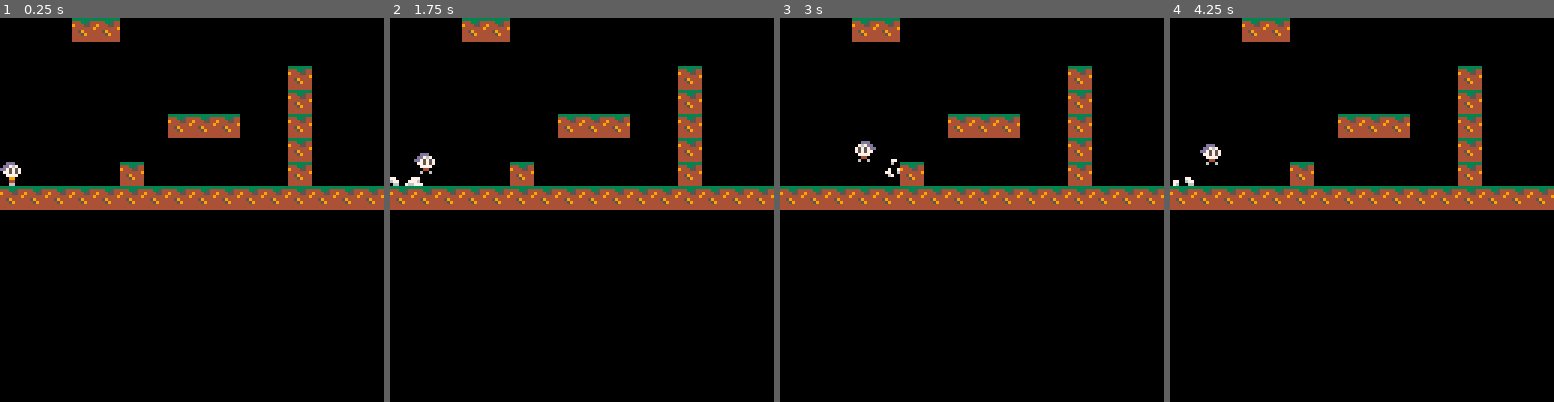
Above: before the commit, frames 1-4 (left to right).
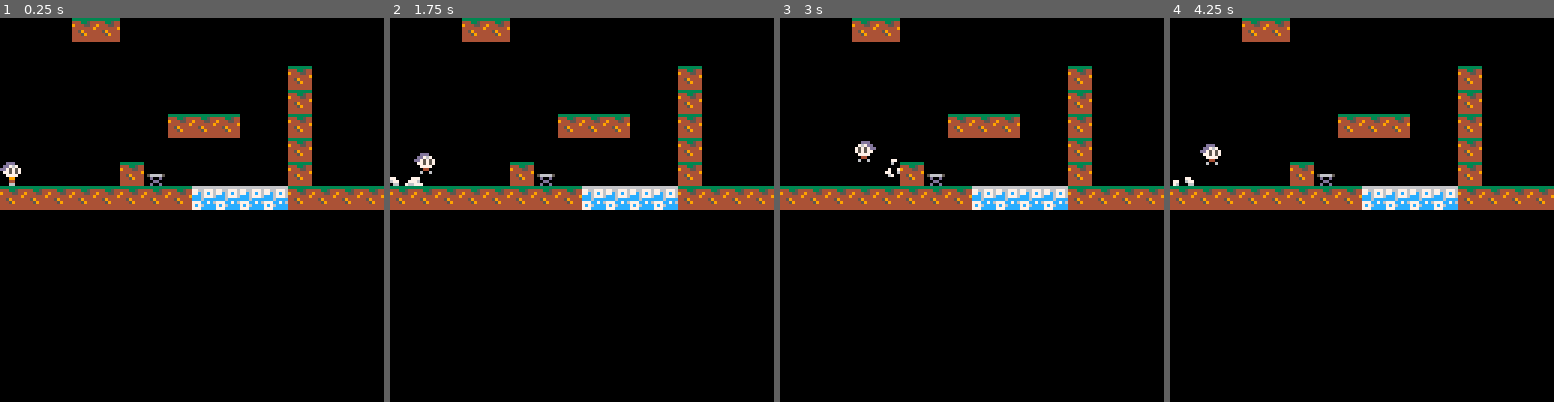
Above: after the commit, the same moments.

Repository: wesen/carts
Game: PICO-8 cartridge games/bump/bump.p8
Two runs of this game, one before a commit and one after it. Both use one fixed random seed, a clock stepped at 60 frames per second and the inputs below.
Inputs:
- Up to frame 1 (0.25 s): no input
- Up to frame 2 (1.75 s): tap X (X key) at 0.33, 1.07 s; tap O (Z key) at 0.7, 1.7 s; hold Right from 1.6 s (still down)
- Up to frame 3 (3 s): tap X (X key) at 1.85, 2.97 s; release Right at 2.1 s; tap O (Z key) at 2.1, 2.5, 2.9 s; hold Up 2.15-2.42 s; hold Right from 2.47 s (still down)
- Up to frame 4 (4.25 s): release Right at 3.03 s; hold Left 3.08-3.58 s; tap O (Z key) at 3.3, 3.7, 4.1 s; hold Down 3.63-3.97 s; hold Right from 4.02 s (still down); tap X (X key) at 4.08 s

The runs differ from the first frame. In frame 1, 1.6% of the frame differs, in the area x 38-75%, y 40-50%; in frame 2, 1.6%; in frame 3, 1.6%; in frame 4, 1.6%.

Commit message:
Start loading room, clean up OO

Diff:
--- a/games/bump/actors.lua
+++ b/games/bump/actors.lua
@@ -8,6 +8,7 @@
     self.spd=v2(0,0)
     self.is_solid=true
     self.hitbox=hitbox(v2(0,0),v2(8,8))
+    add(actors,self)
 end)
 
 function cls_actor:bbox(offset)
--- a/games/bump/bump.lua
+++ b/games/bump/bump.lua
@@ -1,10 +1,15 @@
 --#include constants
+--#include globals
+--#include config
+
 --#include helpers
 --#include actors
 --#include button
 --#include bubbles
 --#include room
 --#include smoke
+--#include player
+--#include spring
 
 -- fade bubbles
 -- x gravity
@@ -19,151 +24,9 @@
 -- add tweaking menu
 -- add ice
 -- add second player
-
-frame=0
-dt=0
-lasttime=time()
-
-cls_player=subclass(typ_player,cls_actor,function(self)
-    cls_actor._ctr(self,v2(0,6*8))
-    self.flip=v2(false,false)
-    self.jump_button=cls_button.init(btn_jump)
-    self.spr=1
-    self.hitbox=hitbox(v2(2,0),v2(4,8))
-    self.atk_hitbox=hitbox(v2(1,0),v2(6,4))
-
-    self.show_smoke=false
-    self.prev_input=0
-    -- we consider we are on the ground for 12 frames
-    self.on_ground_interval=0
-
-    self.was_on_ground=false
-end)
-
-function cls_player:smoke(spr,dir)
-    add(actors,cls_smoke.init(self.pos,spr,dir))
-end
-
-function cls_player:update()
-    -- from celeste's player class
-    local input=btn(btn_right) and 1
-       or (btn(btn_left) and -1
-       or 0)
-
-    self.jump_button:update()
-
-    local maxrun=1
-    local accel=0.4
-    local decel=0.2
-
-    local on_ground=self:would_collide(v2(0,1))
-    if on_ground then
-        self.on_ground_interval=ground_grace_interval
-    elseif self.on_ground_interval>0 then
-        self.on_ground_interval-=1
-    end
-    local on_ground_recently=self.on_ground_interval>0
-
-    -- smoke when changing directions
-    if input!=self.prev_input and input!=0 and on_ground then
-        self:smoke(spr_ground_smoke,-input)
-    end
-    self.prev_input=input
-
-    if not on_ground then
-        accel=0.2
-        decel=0.1
-    end
-
-    -- x movement
-    if abs(self.spd.x)>maxrun then
-        self.spd.x=appr(self.spd.x,sign(self.spd.x)*maxrun,decel)
-    elseif input != 0 then
-        self.spd.x=appr(self.spd.x,input*maxrun,accel)
-    else
-        self.spd.x=appr(self.spd.x,0,decel)
-    end
-    if (self.spd.x!=0) self.flip.x=self.spd.x<0
-
-    -- y movement
-    local maxfall=2
-    local gravity=0.12
-
-    -- slow down at apex
-    if abs(self.spd.y)<=0.15 then
-        gravity*=0.5
-    elseif self.spd.y>0 then
-        -- fall down fas2er
-        gravity*=2
-    end
-
-    -- wall slide
-    local is_wall_sliding=false
-    if input!=0 and self:would_collide(v2(input,0)) and not on_ground then
-        is_wall_sliding=true
-        maxfall=0.4
-        local smoke_dir = self.flip.x and .3 or -.3
-        if (maybe(.1)) self:smoke(spr_wall_smoke,smoke_dir)
-    end
-
-    -- jump
-    if self.jump_button.is_down then
-        if self.jump_button:is_held()
-             or (on_ground_recently and self.jump_button:was_recently_pressed()) then
-            if self.jump_button:was_recently_pressed() then
-                self:smoke(spr_ground_smoke,0)
-            end
-            self.on_ground_interval=0
-            self.spd.y=-1.0
-            self.jump_button.hold_time+=1
-        elseif self.jump_button:was_just_pressed() then
-            -- check for wall jump
-            local wall_dir=self:would_collide(v2(-3,0)) and -1
-                          or self:would_collide(v2(3,0)) and 1
-                          or 0
-            if wall_dir!=0 then
-                self.jump_interval=0
-                self.spd.y=-1
-                self.spd.x=-wall_dir*(maxrun+1)
-                self:smoke(spr_wall_smoke,-wall_dir*.3)
-                self.jump_button.hold_time+=1
-            end
-        end
-    end
-
-    if (not on_ground) self.spd.y=appr(self.spd.y,maxfall,gravity)
-
-    self:move(self.spd)
-
-    -- animation
-    if input==0 then
-        self.spr=1
-    elseif is_wall_sliding then
-        self.spr=4
-    elseif not on_ground then
-        self.spr=3
-    else
-        self.spr=1+flr(frame/4)%3
-    end
-
-    self.was_on_ground=on_ground
-end
-
-function cls_player:draw()
-    spr(self.spr,self.pos.x,self.pos.y,1,1,self.flip.x,self.flip.y)
-    local bbox=self:bbox()
-    local bbox_col=8
-    if self:would_collide(v2(0,0)) then
-        bbox_col=9
-    end
-
-    --[[
-    bbox:draw(bbox_col)
-    bbox=self.atk_hitbox:to_bbox_at(self.pos)
-    bbox:draw(12)
-    print(self.spd:str(),64,64)
-    ]]
-end
+-- parallax b ackground
+-- springs
+-- spikes
 
 player=cls_player.init()
 
--- a/games/bump/bump.p8
+++ b/games/bump/bump.p8
@@ -7,15 +7,27 @@
 typ_button=3
 
 flg_solid=0
+flg_ice=1
 
 btn_right=1
 btn_left=0
 btn_jump=4
 
+tile_spring=66
+
+frame=0
+dt=0
+lasttime=time()
+
+tiles={}
+
+
+
 jump_button_grace_interval=10
 jump_max_hold_time=15
 
 ground_grace_interval=12
+
 
 
 function class (typ,init)
@@ -158,6 +170,7 @@
     self.spd=v2(0,0)
     self.is_solid=true
     self.hitbox=hitbox(v2(0,0),v2(8,8))
+    add(actors,self)
 end)
 
 function cls_actor:bbox(offset)
@@ -274,6 +287,18 @@
 end
 room={pos=v2(0,0)}
 
+function load_room(pos)
+    room.pos=pos
+    for i=0,15 do
+        for j=0,15 do
+            local t=tiles[tile_at(i,j)]
+            if t!=nil then
+                t.init(v2(i,j))
+            end
+        end
+    end
+end
+
 function room_draw()
     map(room.pos.x,room.pos.y,0,0)
 end
@@ -284,6 +309,10 @@
         or bbox.aa.y<0
         or bbox.bb.y>128
         or tile_flag_at(bbox,flg_solid)
+end
+
+function ice_at(bbox)
+    return tile_flag_at(bbox,flg_ice)
 end
 
 function tile_at(x,y)
@@ -326,31 +355,11 @@
 function cls_smoke:draw()
     spr(self.spr,self.pos.x,self.pos.y)
 end
-
-function make_smoke(pos)
-    add(actors,cls_smoke.init(pos))
-end
-
--- fade bubbles
--- x gravity
--- x downward collision
--- x wall slide
--- x add wall slide smoke
--- x fall down faster
--- x wall jump
--- x variable jump time
--- player spawn points
--- go through right and come back left (?)
--- add tweaking menu
--- add ice
--- add second player
-
-frame=0
-dt=0
-lasttime=time()
-
 cls_player=subclass(typ_player,cls_actor,function(self)
     cls_actor._ctr(self,v2(0,6*8))
+    -- players are handled separately
+    del(actors,self)
+
     self.flip=v2(false,false)
     self.jump_button=cls_button.init(btn_jump)
     self.spr=1
@@ -366,7 +375,7 @@
 end)
 
 function cls_player:smoke(spr,dir)
-    add(actors,cls_smoke.init(self.pos,spr,dir))
+    cls_smoke.init(self.pos,spr,dir)
 end
 
 function cls_player:update()
@@ -490,9 +499,38 @@
     ]]
 end
 
+
+cls_spring=subclass(typ_spring,cls_actor,function(self,pos)
+    cls_actor._ctr(self,pos)
+    self.spr=66
+end)
+tiles[tile_spring]=cls_spring
+
+function cls_spring:update()
+end
+
+
+-- fade bubbles
+-- x gravity
+-- x downward collision
+-- x wall slide
+-- x add wall slide smoke
+-- x fall down faster
+-- x wall jump
+-- x variable jump time
+-- player spawn points
+-- go through right and come back left (?)
+-- add tweaking menu
+-- add ice
+-- add second player
+-- parallax b ackground
+-- springs
+-- spikes
+
 player=cls_player.init()
 
 function _init()
+    load_room(v2(0,0))
 end
 
 function _draw()
@@ -545,14 +583,14 @@
 07777600000000070000000000077700000077000000007000006676007700600000000000000000000000000000000000000000000000000000000000000000
 00766007007000000000007000777600770067700700006000000066000670000070000000000000000000000000000000000000000000000000000000000000
 00000006766070000700076007667770760006600000000000000006000000000060000000000000000000000000000000000000000000000000000000000000
-33333333000000000000000000000000000000000000000000000000000000000000000000000000000000000000000000000000000000000000000000000000
-44433544000000000000000000000000000000000000000000000000000000000000000000000000000000000000000000000000000000000000000000000000
-94445544000000000000000000000000000000000000000000000000000000000000000000000000000000000000000000000000000000000000000000000000
-44444449000000000000000000000000000000000000000000000000000000000000000000000000000000000000000000000000000000000000000000000000
-44594444000000000000000000000000000000000000000000000000000000000000000000000000000000000000000000000000000000000000000000000000
-44459444000000000000000000000000000000000000000000000000000000000000000000000000000000000000000000000000000000000000000000000000
-44444444000000000000000000000000000000000000000000000000000000000000000000000000000000000000000000000000000000000000000000000000
-44444444000000000000000000000000000000000000000000000000000000000000000000000000000000000000000000000000000000000000000000000000
+33333333666666660000000000000000000000000000000000000000000000000000000000000000000000000000000000000000000000000000000000000000
+44433544776677760000000000000000000000000000000000000000000000000000000000000000000000000000000000000000000000000000000000000000
+9444554477c67c760000000000000000000000000000000000000000000000000000000000000000000000000000000000000000000000000000000000000000
+44444449ccc677760000000000000000000000000000000000000000000000000000000000000000000000000000000000000000000000000000000000000000
+44594444ccc6cccc0566665000000000000000000000000000000000000000000000000000000000000000000000000000000000000000000000000000000000
+44459444777cc7c600d00d0000000000000000000000000000000000000000000000000000000000000000000000000000000000000000000000000000000000
+444444447c76cccc000dd00000000000000000000000000000000000000000000000000000000000000000000000000000000000000000000000000000000000
+44444444777ccccc00d00d0005666650000000000000000000000000000000000000000000000000000000000000000000000000000000000000000000000000
 
 
 
@@ -684,7 +722,7 @@
 
 
 __gff__
-0000000000000000000000000000000000000000000000000000000000000000000000000000000000000000000000000000000000000000000000000000000001000000000000000000000000000000000000000000000000000000000000000000000000000000000000000000000000000000000000000000000000000000
+0000000000000000000000000000000000000000000000000000000000000000000000000000000000000000000000000000000000000000000000000000000001030000000000000000000000000000000000000000000000000000000000000000000000000000000000000000000000000000000000000000000000000000
 0000000000000000000000000000000000000000000000000000000000000000000000000000000000000000000000000000000000000000000000000000000000000000000000000000000000000000000000000000000000000000000000000000000000000000000000000000000000000000000000000000000000000000
 __map__
 0000004040000000000000000000000000000000000000000000000000000000000000000000000000000000000000000000000000000000000000000000000000000000000000000000000000000000000000000000000000000000000000000000000000000000000000000000000000000000000000000000000000000000
@@ -693,5 +731,5 @@
 0000000000000000000000004000000000000000000000000000000000000000000000000000000000000000000000000000000000000000000000000000000000000000000000000000000000000000000000000000000000000000000000000000000000000000000000000000000000000000000000000000000000000000
 0000000000000040404000004000000000000000000000000000000000000000000000000000000000000000000000000000000000000000000000000000000000000000000000000000000000000000000000000000000000000000000000000000000000000000000000000000000000000000000000000000000000000000
 0000000000000000000000004000000000000000000000000000000000000000000000000000000000000000000000000000000000000000000000000000000000000000000000000000000000000000000000000000000000000000000000000000000000000000000000000000000000000000000000000000000000000000
-0000000000400000000000004000000000000000000000000000000000000000000000000000000000000000000000000000000000000000000000000000000000000000000000000000000000000000000000000000000000000000000000000000000000000000000000000000000000000000000000000000000000000000
-4040404040404040404040404040404000000000000000000000000000000000000000000000000000000000000000000000000000000000000000000000000000000000000000000000000000000000000000000000000000000000000000000000000000000000000000000000000000000000000000000000000000000000
+0000000000404200000000004000000000000000000000000000000000000000000000000000000000000000000000000000000000000000000000000000000000000000000000000000000000000000000000000000000000000000000000000000000000000000000000000000000000000000000000000000000000000000
+4040404040404040414141414040404000000000000000000000000000000000000000000000000000000000000000000000000000000000000000000000000000000000000000000000000000000000000000000000000000000000000000000000000000000000000000000000000000000000000000000000000000000000
--- /dev/null
+++ b/games/bump/config.lua
@@ -0,0 +1,4 @@
+jump_button_grace_interval=10
+jump_max_hold_time=15
+
+ground_grace_interval=12
--- a/games/bump/constants.lua
+++ b/games/bump/constants.lua
@@ -4,12 +4,10 @@
 typ_button=3
 
 flg_solid=0
+flg_ice=1
 
 btn_right=1
 btn_left=0
 btn_jump=4
 
-jump_button_grace_interval=10
-jump_max_hold_time=15
-
-ground_grace_interval=12
+tile_spring=66
--- /dev/null
+++ b/games/bump/globals.lua
@@ -0,0 +1,5 @@
+frame=0
+dt=0
+lasttime=time()
+
+tiles={}
--- a/games/bump/main.lua
+++ b/games/bump/main.lua
@@ -1,4 +1,5 @@
 function _init()
+    load_room(v2(0,0))
 end
 
 function _draw()
--- /dev/null
+++ b/games/bump/oo.lua
@@ -0,0 +1,21 @@
+function class (typ,init)
+  local c = {}
+  c.__index = c
+  c._ctr=init
+  c.typ=typ
+  function c.init (...)
+    local self = setmetatable({},c)
+    c._ctr(self,...)
+    self.destroyed=false
+    return self
+  end
+  c.destroy=function(self)
+   self.destroyed=true
+  end
+  return c
+end
+
+function subclass(typ,parent,init)
+ local c=class(typ,init)
+ return setmetatable(c,parent)
+end
--- /dev/null
+++ b/games/bump/player.lua
@@ -0,0 +1,143 @@
+cls_player=subclass(typ_player,cls_actor,function(self)
+    cls_actor._ctr(self,v2(0,6*8))
+    -- players are handled separately
+    del(actors,self)
+
+    self.flip=v2(false,false)
+    self.jump_button=cls_button.init(btn_jump)
+    self.spr=1
+    self.hitbox=hitbox(v2(2,0),v2(4,8))
+    self.atk_hitbox=hitbox(v2(1,0),v2(6,4))
+
+    self.show_smoke=false
+    self.prev_input=0
+    -- we consider we are on the ground for 12 frames
+    self.on_ground_interval=0
+
+    self.was_on_ground=false
+end)
+
+function cls_player:smoke(spr,dir)
+    cls_smoke.init(self.pos,spr,dir)
+end
+
+function cls_player:update()
+    -- from celeste's player class
+    local input=btn(btn_right) and 1
+       or (btn(btn_left) and -1
+       or 0)
+
+    self.jump_button:update()
+
+    local maxrun=1
+    local accel=0.4
+    local decel=0.2
+
+    local on_ground=self:would_collide(v2(0,1))
+    if on_ground then
+        self.on_ground_interval=ground_grace_interval
+    elseif self.on_ground_interval>0 then
+        self.on_ground_interval-=1
+    end
+    local on_ground_recently=self.on_ground_interval>0
+
+    -- smoke when changing directions
+    if input!=self.prev_input and input!=0 and on_ground then
+        self:smoke(spr_ground_smoke,-input)
+    end
+    self.prev_input=input
+
+    if not on_ground then
+        accel=0.2
+        decel=0.1
+    end
+
+    -- x movement
+    if abs(self.spd.x)>maxrun then
+        self.spd.x=appr(self.spd.x,sign(self.spd.x)*maxrun,decel)
+    elseif input != 0 then
+        self.spd.x=appr(self.spd.x,input*maxrun,accel)
+    else
+        self.spd.x=appr(self.spd.x,0,decel)
+    end
+    if (self.spd.x!=0) self.flip.x=self.spd.x<0
+
+    -- y movement
+    local maxfall=2
+    local gravity=0.12
+
+    -- slow down at apex
+    if abs(self.spd.y)<=0.15 then
+        gravity*=0.5
+    elseif self.spd.y>0 then
+        -- fall down fas2er
+        gravity*=2
+    end
+
+    -- wall slide
+    local is_wall_sliding=false
+    if input!=0 and self:would_collide(v2(input,0)) and not on_ground then
+        is_wall_sliding=true
+        maxfall=0.4
+        local smoke_dir = self.flip.x and .3 or -.3
+        if (maybe(.1)) self:smoke(spr_wall_smoke,smoke_dir)
+    end
+
+    -- jump
+    if self.jump_button.is_down then
+        if self.jump_button:is_held()
+             or (on_ground_recently and self.jump_button:was_recently_pressed()) then
+            if self.jump_button:was_recently_pressed() then
+                self:smoke(spr_ground_smoke,0)
+            end
+            self.on_ground_interval=0
+            self.spd.y=-1.0
+            self.jump_button.hold_time+=1
+        elseif self.jump_button:was_just_pressed() then
+            -- check for wall jump
+            local wall_dir=self:would_collide(v2(-3,0)) and -1
+                          or self:would_collide(v2(3,0)) and 1
+                          or 0
+            if wall_dir!=0 then
+                self.jump_interval=0
+                self.spd.y=-1
+                self.spd.x=-wall_dir*(maxrun+1)
+                self:smoke(spr_wall_smoke,-wall_dir*.3)
+                self.jump_button.hold_time+=1
+            end
+        end
+    end
+
+    if (not on_ground) self.spd.y=appr(self.spd.y,maxfall,gravity)
+
+    self:move(self.spd)
+
+    -- animation
+    if input==0 then
+        self.spr=1
+    elseif is_wall_sliding then
+        self.spr=4
+    elseif not on_ground then
+        self.spr=3
+    else
+        self.spr=1+flr(frame/4)%3
+    end
+
+    self.was_on_ground=on_ground
+end
+
+function cls_player:draw()
+    spr(self.spr,self.pos.x,self.pos.y,1,1,self.flip.x,self.flip.y)
+    local bbox=self:bbox()
+    local bbox_col=8
+    if self:would_collide(v2(0,0)) then
+        bbox_col=9
+    end
+
+    --[[
+    bbox:draw(bbox_col)
+    bbox=self.atk_hitbox:to_bbox_at(self.pos)
+    bbox:draw(12)
+    print(self.spd:str(),64,64)
+    ]]
+end
--- a/games/bump/room.lua
+++ b/games/bump/room.lua
@@ -1,4 +1,16 @@
 room={pos=v2(0,0)}
+
+function load_room(pos)
+    room.pos=pos
+    for i=0,15 do
+        for j=0,15 do
+            local t=tiles[tile_at(i,j)]
+            if t!=nil then
+                t.init(v2(i,j))
+            end
+        end
+    end
+end
 
 function room_draw()
     map(room.pos.x,room.pos.y,0,0)
@@ -10,6 +22,10 @@
         or bbox.aa.y<0
         or bbox.bb.y>128
         or tile_flag_at(bbox,flg_solid)
+end
+
+function ice_at(bbox)
+    return tile_flag_at(bbox,flg_ice)
 end
 
 function tile_at(x,y)
--- a/games/bump/smoke.lua
+++ b/games/bump/smoke.lua
@@ -20,7 +20,3 @@
 function cls_smoke:draw()
     spr(self.spr,self.pos.x,self.pos.y)
 end
-
-function make_smoke(pos)
-    add(actors,cls_smoke.init(pos))
-end
--- /dev/null
+++ b/games/bump/spring.lua
@@ -0,0 +1,8 @@
+cls_spring=subclass(typ_spring,cls_actor,function(self,pos)
+    cls_actor._ctr(self,pos)
+    self.spr=66
+end)
+tiles[tile_spring]=cls_spring
+
+function cls_spring:update()
+end
